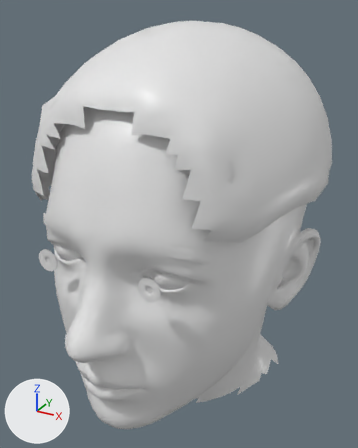
A saved change to the glTF model godot_project/vitruvian_head.glb.
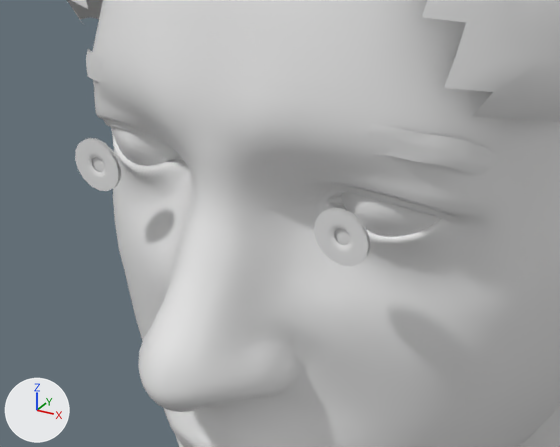
Each version appears first whole from a 50 mm camera at (0.151, -0.256, 1.766) aimed at (-0.001, 0.022, 1.627), and next in a close-up on the part from 2% to 67% of the width and 43% to 84% of the height. The lights are fixed; the arrows at lower left show +X, +Y and +Z. The first two pictures are the older version. Where no turn or scale is listed for an object, it has been applied to the vertices. Vertices at exactly the same position are counted once.

The first close-up shows 'Vitruvian-EyeBrows', 'cm_vitruvian'.
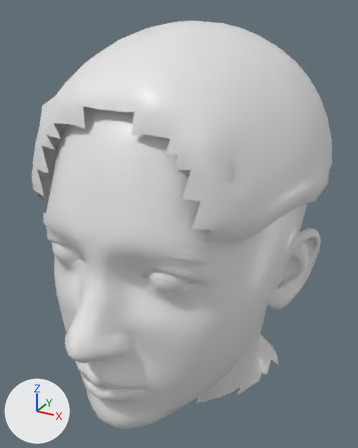
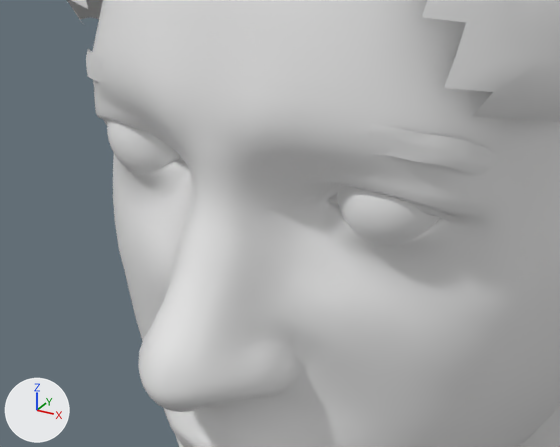
Pixel boxes (x1, y1, x2, y2) of what changed, in the close-ups (560 x 447 px):
'Eye_R_cornea', added
    after: (337, 187, 440, 248)
'Eye_L_cornea', added
    after: (107, 120, 181, 176)
part 1 of me_cm_vitruvian, deleted
    before: (75, 127, 441, 266)

The edits, one by one:
Material 'VitCornea' (mat_vitcornea) is new.
Its base color is (0.8, 0.8, 0.8) (white #e7e7e7).
Its roughness is 0.4.
me_cm_vitruvian is used by ob_cm_vitruvian; location (0.0, 0.0, 0.0).
me_cm_vitruvian had 16917 vertices, 33576 faces and spanned x -0.091..0.091, y -0.097..0.139, z 1.49..1.758.
me_cm_vitruvian now has 15551 vertices, 30952 faces and spans x -0.091..0.091, y -0.097..0.139, z 1.49..1.758.
me_cm_vitruvian part 1: 6 loose pieces with 1366 vertices, spanning x -0.048..0.048, y -0.074..-0.031, z 1.62..1.649, are deleted.
me_cm_vitruvian no longer uses material mat_vitsclera.
me_cm_vitruvian no longer uses material mat_vitiris.
me_cm_vitruvian no longer uses material mat_vitpupil.
Mesh me_sphere_006 is new.
It is a UV sphere (32 segments, 16 rings, poles along y) spanning x -0.013..0.013, y -0.013..0.013, z -0.013..0.013.
It uses material mat_vitcornea (white #e7e7e7).
Object 'Eye_R_cornea' (ob_eye_r_cornea) is new; it shows me_sphere_006.
Its location is (0.0335, -0.0506, 1.6344).
Object 'Eye_L_cornea' (ob_eye_l_cornea) is new; it shows a copy of me_sphere_006.
Its location is (-0.0335, -0.0506, 1.6344).
